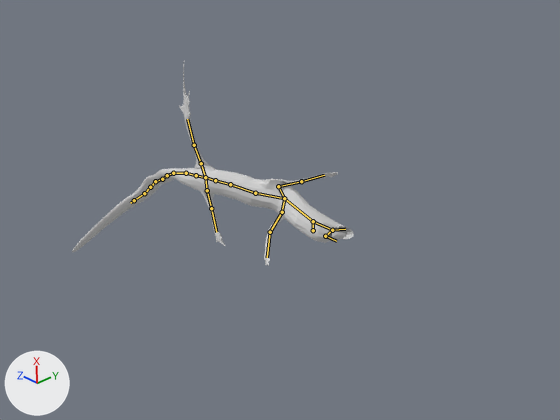
One commit to the Blender file blend/ameiva.blend: the scene before it, then after it.
Both versions are drawn from the file's camera 'Camera'. Every picture has the same lights, and +X, +Y and +Z are marked at lower left. Both versions are drawn at the pose saved in each file; the numbers are the values there. The bones that bend it are drawn over the model as lines.
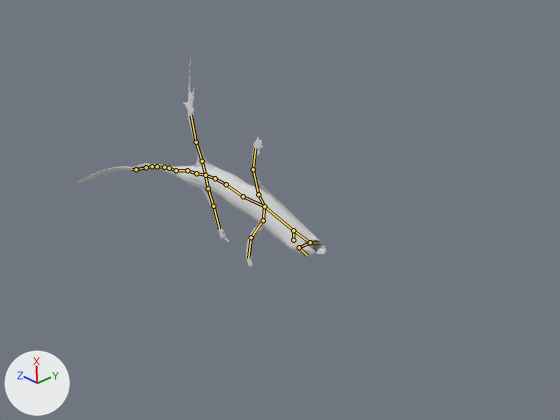
The change in detail:
Bone 'Bone' (bone_bone) moves from (0.0, 0.0, -0.577) to (0.0, 0.0, 0.0).
Bone 'Bone.001' (bone_bone_001) turns from (-17, -4, 2) to (0, 0, 0) degrees about its own x, y and z.
Bone 'Bone.031' (bone_bone_031) turns from (-20, -8, 0) to (-4, -2, 0) degrees about its own x, y and z.
Bone 'Bone.004' (bone_bone_004) turns from (-11, 9, 6) to (-5, -2, 22) degrees about its own x, y and z.
Bone 'Bone.005' (bone_bone_005) turns from (1, 4, 15) to (0, 0, 0) degrees about its own x, y and z.
Bone 'Bone.007' (bone_bone_007) turns from (-35, 49, -99) to (0, 1, 2) degrees about its own x, y and z.
Bone 'Bone.009' (bone_bone_009) turns from (21, 0, 0) to (0, 0, 0) degrees about its own x, y and z.
Bone 'Bone.012' (bone_bone_012) turns from (-14, 1, -20) to (4, 1, -20) degrees about its own x, y and z.
Bone 'Bone.013' (bone_bone_013) turns from (6, -2, 1) to (0, 0, 0) degrees about its own x, y and z.
Bone 'Bone.016' (bone_bone_016) turns from (4, 0, 0) to (0, 0, 0) degrees about its own x, y and z.
Bone 'Bone.022' (bone_bone_022) turns from (-19, 24, -12) to (-15, 8, -23) degrees about its own x, y and z.
Bone 'Bone.025' (bone_bone_025) turns from (-15, 14, -4) to (-13, 5, -10) degrees about its own x, y and z.

Pixel boxes [x1, y1, x2, y2] of what changed, in the pictures (560 x 420 px):
'Cylinder', posed
    before: [72, 64, 354, 266]
    after: [77, 58, 326, 267]
bone 'Bone', root to tip
    before: (313, 230) to (313, 221)
    after: (293, 240) to (293, 230)
bone 'Bone.001', root to tip
    before: (313, 221) to (332, 230)
    after: (293, 230) to (310, 242)
bone 'Bone.031', root to tip
    before: (325, 236) to (336, 241)
    after: (299, 247) to (307, 255)
bone 'Bone.004', root to tip
    before: (282, 212) to (270, 232)
    after: (263, 220) to (251, 237)
bone 'Bone.005', root to tip
    before: (270, 232) to (267, 257)
    after: (251, 237) to (248, 258)
bone 'Bone.007', root to tip
    before: (278, 186) to (301, 181)
    after: (258, 194) to (253, 169)
bone 'Bone.009', root to tip
    before: (284, 198) to (255, 193)
    after: (264, 206) to (243, 196)
bone 'Bone.012', root to tip
    before: (215, 180) to (205, 177)
    after: (215, 178) to (205, 175)
bone 'Bone.013', root to tip
    before: (205, 177) to (207, 190)
    after: (205, 175) to (208, 188)
bone 'Bone.016', root to tip
    before: (205, 177) to (201, 163)
    after: (205, 175) to (202, 161)
bone 'Bone.022', root to tip
    before: (173, 173) to (167, 175)
    after: (176, 170) to (169, 168)
bone 'Bone.025', root to tip
    before: (155, 181) to (150, 187)
    after: (157, 166) to (152, 166)
